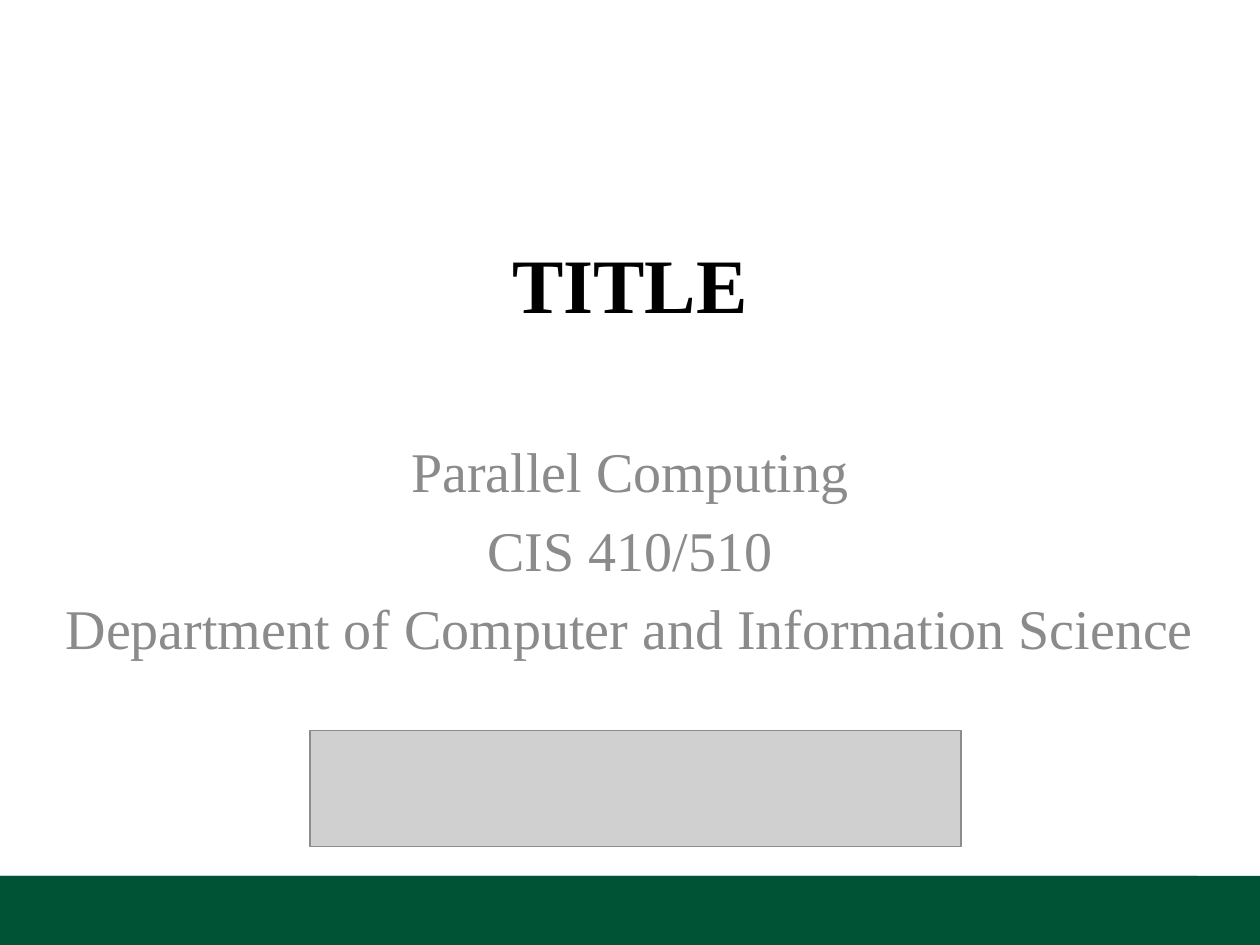
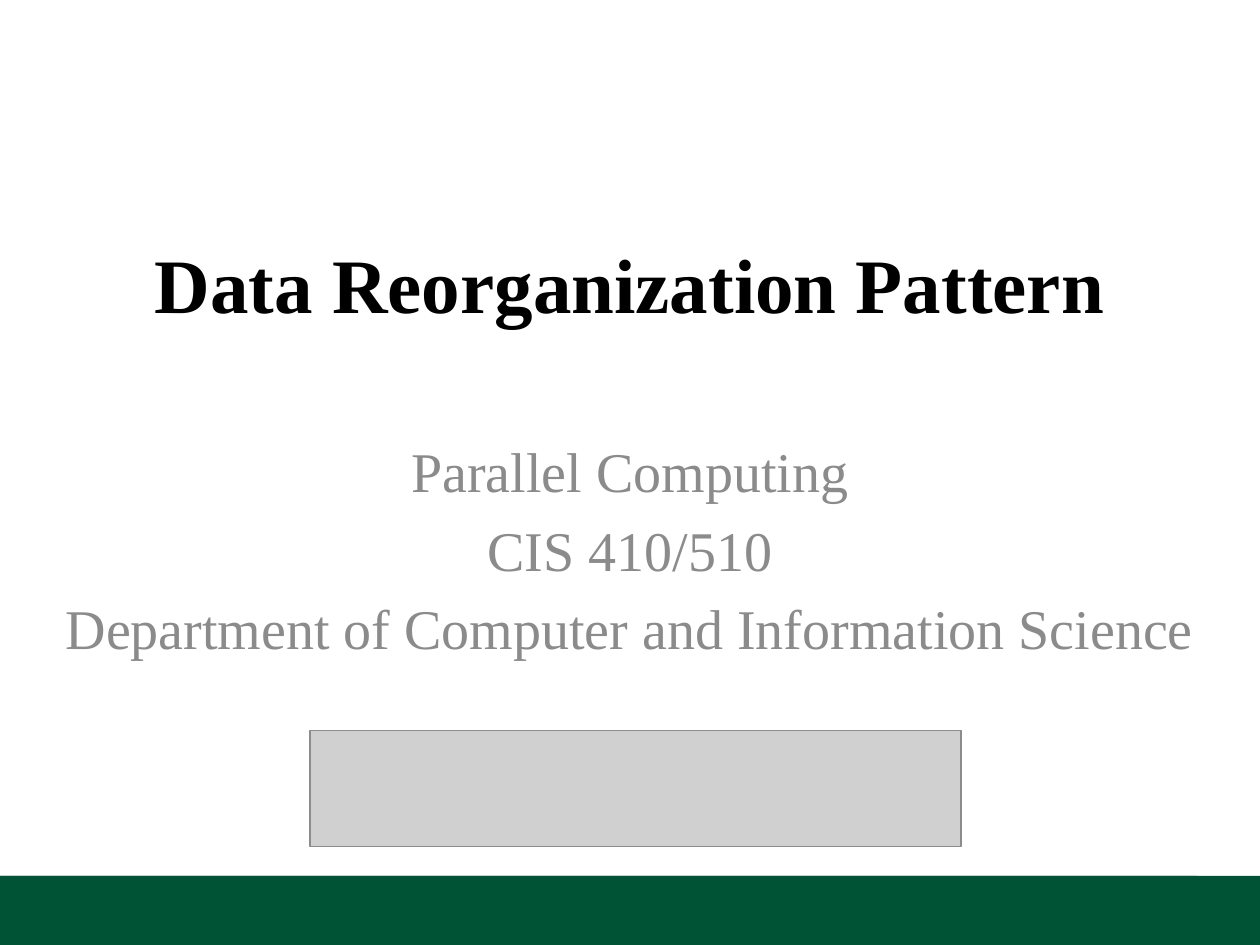
Before and after one commit to UOregonParallel/CourseMaterials, a slide deck: slide 1 of lecture_content/classSlides/3_datareorgPattern/datareorgPattern.pptx. Drawn at 1260x945 pixels with LibreOffice and Linux fonts; fonts in the diff are those of the drawing; grey boxes stand for pictures; background and template pictures are left out. Boxes give left, top, right and bottom in pixels: in the first picture for what was removed or moved away, otherwise in the second. Text is boxed around its words. In the diff, an @@ line names an element or a change of style, - is before the commit and + after.

Commit message:
Modified template (minor change): switch "Overview" title to "Table of Contents" and added "Example Implementation" slide to remind us to end each lecture with an algorithm demonstrating the pattern.

```diff
--- a/lecture_content/classSlides/3_datareorgPattern/datareorgPattern.pptx
+++ b/lecture_content/classSlides/3_datareorgPattern/datareorgPattern.pptx
@@ title at bbox=[155, 259, 1104, 328]: text changed @@
-TITLE
+Data Reorganization Pattern
```
Also in this commit, not shown: 2 other slides changed, 3 slides added, 5 other files.
